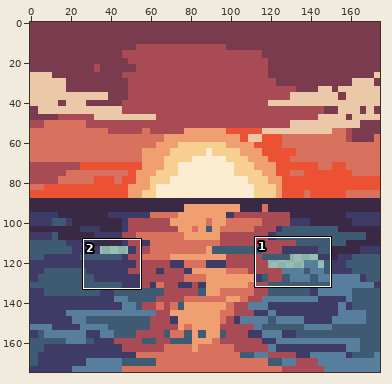
One commit to this sprite sheet: dist/hw3_assets/sprites/itemicons/oceans_call.png. Above: a wide view before the commit, with the close-up outlined.
Close-up. The starting point:
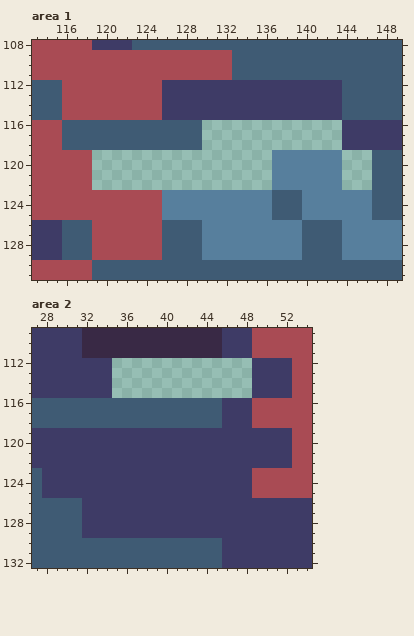
The file is 175x175 pixels. Shown: area 1: x 113..149, y 108..131; area 2: x 27..54, y 109..132.
The same view after the edit:
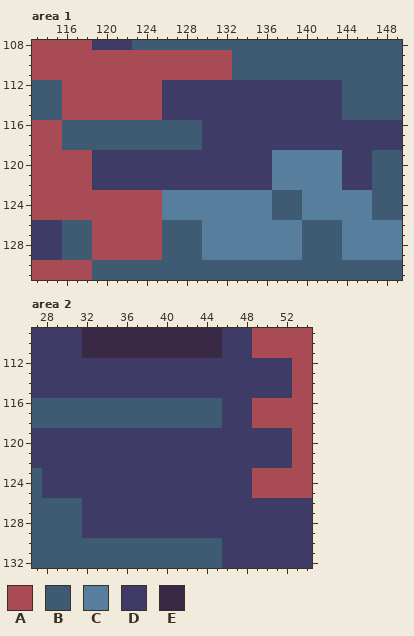
Palette (. is transparent): A #a94b54  B #3f5b74  C #577f9d  D #3e3b66  E #392945
From old to new:
Changed rows in their new state; - is an unchanged pixel.
Area 1:
first column x 119:
116 -----------DDDDDDDDDDDDDD---
117 -----------DDDDDDDDDDDDDD---
118 -----------DDDDDDDDDDDDDD---
119 DDDDDDDDDDDDDDDDDD-------DDD
120 DDDDDDDDDDDDDDDDDD-------DDD
121 DDDDDDDDDDDDDDDDDD-------DDD
122 DDDDDDDDDDDDDDDDDD-------DDD
Area 2:
first column x 35:
112 DDDDDDDDDDDDDD
113 DDDDDDDDDDDDDD
114 DDDDDDDDDDDDDD
115 DDDDDDDDDDDDDD
Changed places in both close-ups, as pixel boxes (x1, y1, x2, y2):
added: (92, 120, 372, 190)
added: (112, 358, 252, 398)
